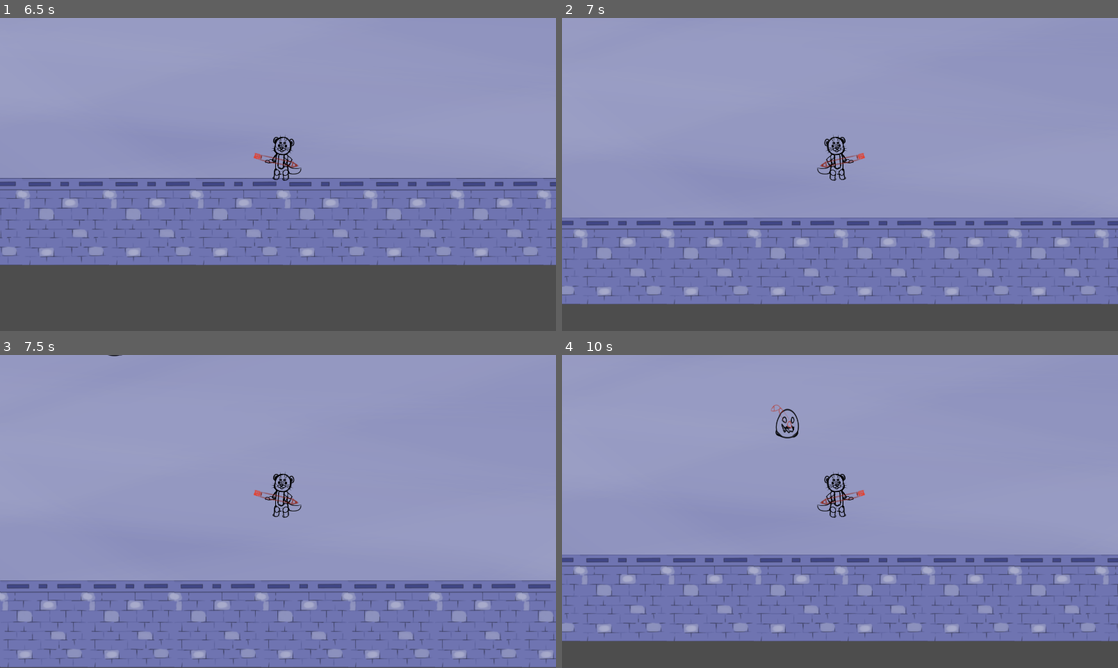
Above: before the commit, frames 1-4 (two rows, left to right).
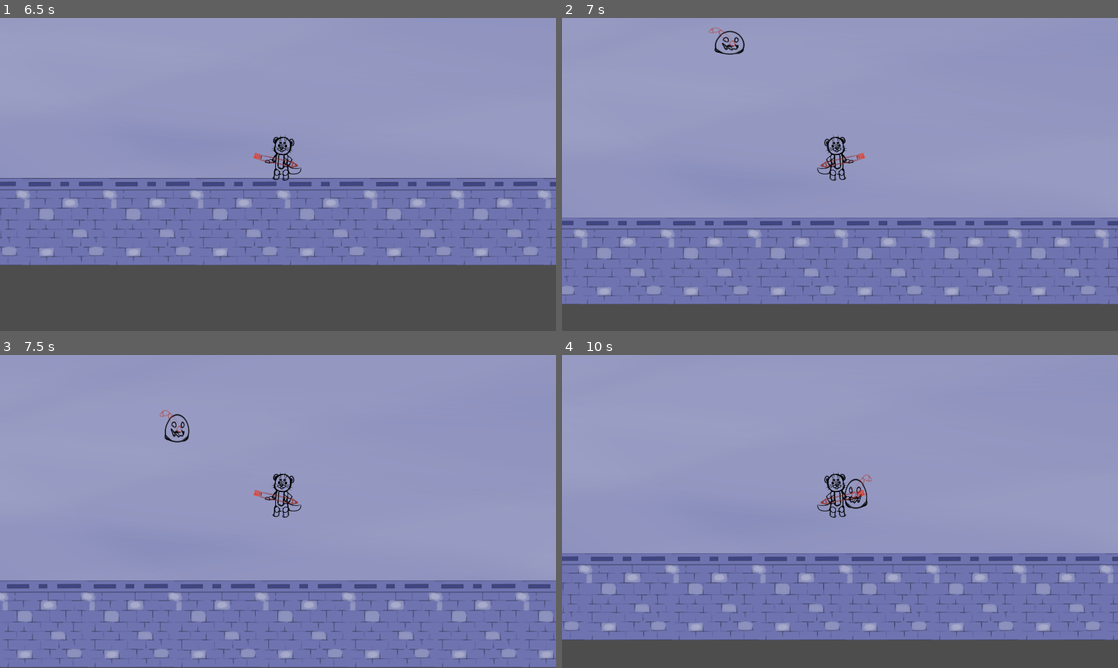
Above: after the commit, the same moments.

Repository: DrOtter3000/ctrlottdelete
Game: Godot game, scene res://Levels/level_1.tscn
Two runs of this game, one before a commit and one after it. Both use one fixed random seed, a clock stepped at 60 frames per second and the inputs below.
Inputs (mouse positions are in pixels of both pictures, inside the frame that each line leads up to):
- Up to frame 1 (6.5 s): tap Enter at 0.5 s; move the mouse to (400, 158) at 0.52 s; hold D (right) 0.53-1.28 s; click (400, 158) at 0.6 s; move the mouse to (166, 190) at 1.27 s; hold S (down) 1.28-2.03 s; click (166, 190) at 1.35 s; move the mouse to (333, 105) at 2.02 s; hold D (right) 2.03-2.78 s; click (333, 105) at 2.1 s; move the mouse to (250, 237) at 2.77 s; hold W (up) 2.78-3.53 s; click (250, 237) at 2.85 s; move the mouse to (444, 221) at 3.52 s; hold A (left) 3.53-5.03 s; click (444, 221) at 3.6 s; move the mouse to (111, 127) at 4.27 s; click (111, 127) at 4.35 s; move the mouse to (305, 174) at 5.02 s; hold S (down) 5.03-5.78 s; click (305, 174) at 5.1 s; move the mouse to (194, 96) at 5.77 s; hold D (right) from 5.78 s (still down); click (194, 96) at 5.85 s
- Up to frame 2 (7 s): move the mouse to (962, 158) at 6.52 s; release D (right) at 6.53 s; hold W (up) from 6.53 s (still down); click (962, 158) at 6.6 s
- Up to frame 3 (7.5 s): move the mouse to (166, 527) at 7.27 s; release W (up) at 7.28 s; hold D (right) from 7.28 s (still down); click (166, 527) at 7.35 s
- Up to frame 4 (10 s): move the mouse to (895, 442) at 8.02 s; release D (right) at 8.03 s; hold S (down) 8.03-8.78 s; click (895, 442) at 8.1 s; move the mouse to (812, 574) at 8.77 s; hold A (left) 8.78-9.53 s; click (812, 574) at 8.85 s; move the mouse to (1006, 558) at 9.52 s; hold W (up) from 9.53 s (still down); click (1006, 558) at 9.6 s

Frame 1 is identical in both runs. In frame 2, 0.2% of the frame differs, in the area x 26-33%, y 2-12%; in frame 3, 0.2%; in frame 4, 7.1%, in the area x 0-100%, y 15-92%.

Commit message:
make enemies hurt player

Diff:
--- a/Enemies/Slime/slime.tscn
+++ b/Enemies/Slime/slime.tscn
@@ -42,6 +42,20 @@
 "update": 0,
 "values": [Vector2(1, 1), Vector2(1.5, 1.5), Vector2(1, 1)]
 }
+tracks/1/type = "method"
+tracks/1/imported = false
+tracks/1/enabled = true
+tracks/1/path = NodePath(".")
+tracks/1/interp = 1
+tracks/1/loop_wrap = true
+tracks/1/keys = {
+"times": PackedFloat32Array(0.1),
+"transitions": PackedFloat32Array(1),
+"values": [{
+"args": [],
+"method": &"hurt_player"
+}]
+}
 
 [sub_resource type="Animation" id="Animation_w101d"]
 resource_name = "walk"
@@ -69,6 +83,8 @@
 }
 
 [node name="Slime" instance=ExtResource("1_wy4gt")]
+speed = 250
+attack_rate = 0.75
 
 [node name="Sprite2D" parent="." index="0"]
 texture = ExtResource("2_6or85")
--- a/Enemies/enemy.gd
+++ b/Enemies/enemy.gd
@@ -9,6 +9,7 @@
 @export var hitpoints := 5.0
 @export var speed := 200
 @export var attack_rate := .5
+@export var damage := 1
 
 var player
 var player_attackable := false
@@ -35,6 +36,10 @@
 	move_and_slide()
 
 
+func hurt_player() -> void:
+	player.take_damage(damage)
+
+
 func _on_attack_timer_timeout() -> void:
 	animation_player.play("attack")
 
--- a/Player/player.gd
+++ b/Player/player.gd
@@ -2,6 +2,8 @@
 
 @onready var sprite_2d: Sprite2D = $Sprite2D
 @onready var pause_menu: Control = $PauseMenu
+
+@export var hitpoints := 10
 
 const SPEED = 300.0
 
@@ -27,3 +29,13 @@
 		sprite_2d.flip_h = true
 
 	move_and_slide()
+
+
+func take_damage(damage: int) -> void:
+	hitpoints -= damage
+	check_if_alive()
+
+
+func check_if_alive():
+	if hitpoints <= 0:
+		print("game over")
